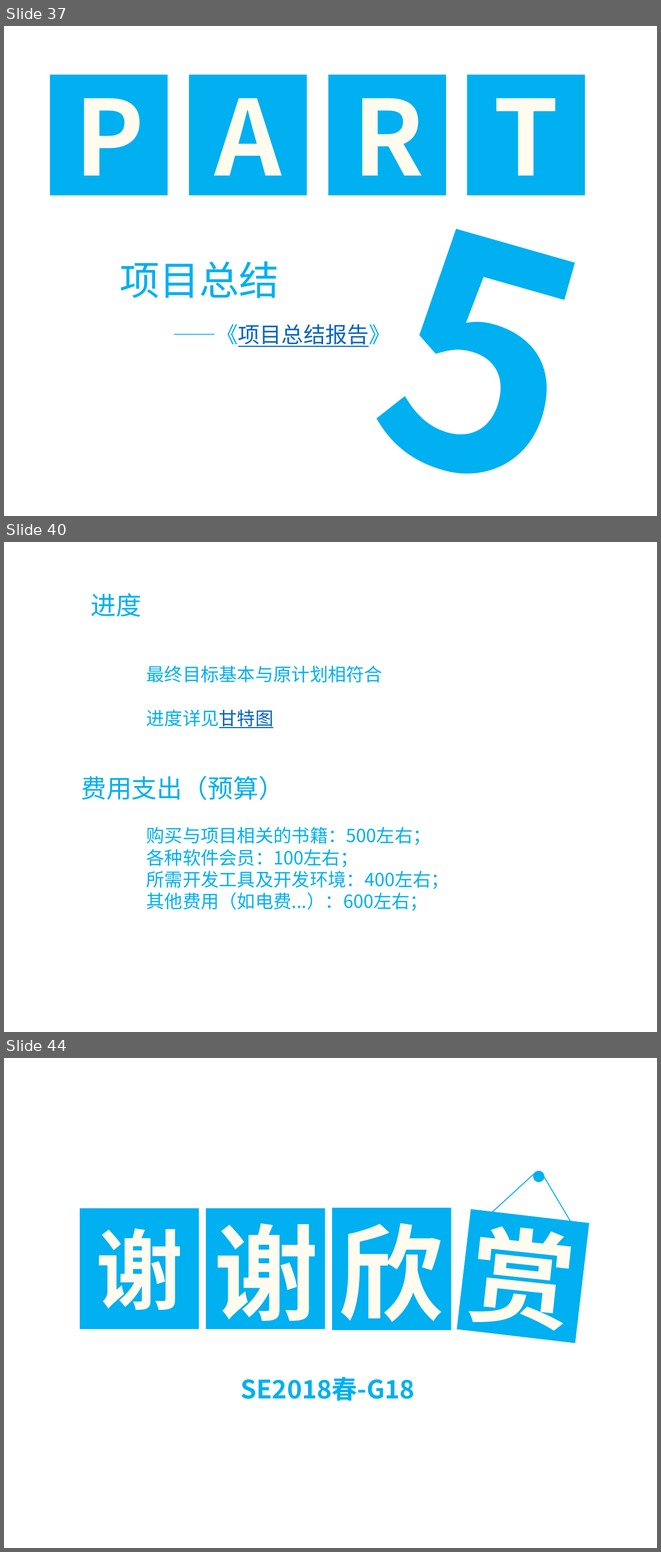
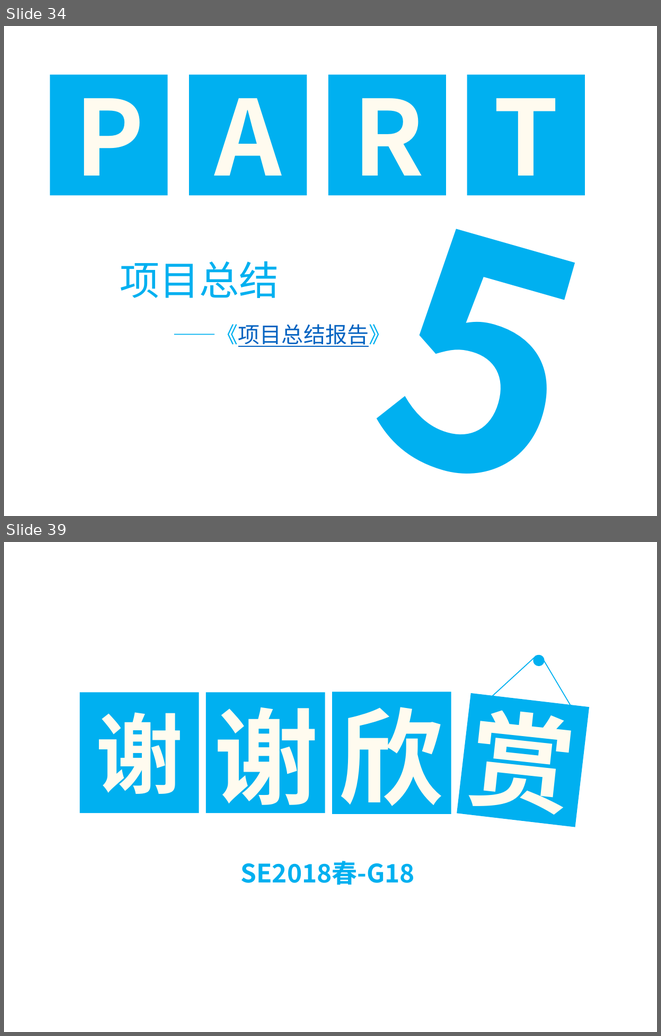
Before and after one commit to SE2018G18/SE2018-G18-Project, a slide deck: SE2018春-G18-项目总结.pptx. Shown one above the other, each under a label of ours: slides 37, 40 and 44 before the commit, slides 34 and 39 after it; the slides between them are not shown. The pictures are 661x1552 and 661x1036 pixels, drawn with LibreOffice and Linux fonts; fonts in the diff are those of the drawing; background and template pictures are left out. Boxes give left, top, right and bottom in pixels: in the first picture for what was removed or moved away, otherwise in the second. Text is boxed around its words. In the diff, an @@ line names an element or a change of style, - is before the commit and + after.

```diff
--- a/SE2018春-G18-项目总结.pptx
+++ b/SE2018春-G18-项目总结.pptx
@@ slide 40 removed at (4,542,657,1032), background picture (left out) @@
@@ text removed at (90,593,141,617) @@
-进度
@@ text removed at (81,665,449,910) @@
-最终目标基本与原计划相符合
-进度详见甘特图
-费用支出（预算）
-购买与项目相关的书籍：500左右；
-各种软件会员：100左右；
-所需开发工具及开发环境：400左右；
-其他费用（如电费...）：600左右；
@@ what was slide 37 is now slide 34 @@
@@ what was slide 44 is now slide 39 @@
```
Also in this commit, not shown: 5 slides changed, 2 slides added, 6 other slides removed, 10 other files.
